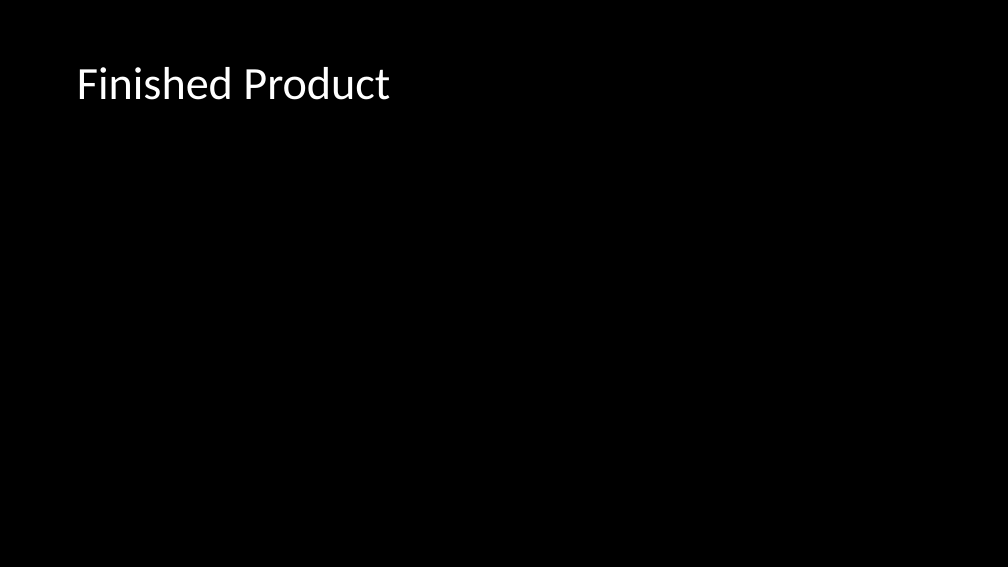
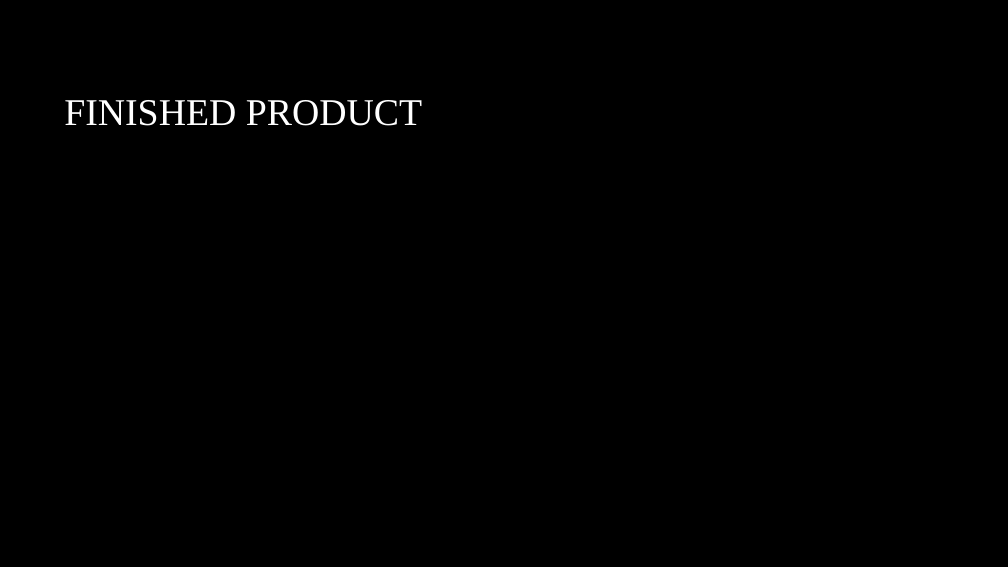
Before and after one commit to TTTriplicate/DnDCharGenerator, a slide deck: slide 5 of DnDPresentation.pptx. Drawn at 1008x567 pixels with LibreOffice and Linux fonts; fonts in the diff are those of the drawing; background and template pictures are left out. Boxes give left, top, right and bottom in pixels: in the first picture for what was removed or moved away, otherwise in the second. Text is boxed around its words. In the diff, an @@ line names an element or a change of style, - is before the commit and + after.

```diff
--- a/DnDPresentation.pptx
+++ b/DnDPresentation.pptx
@@ title at (x1=64, y1=100, x2=422, y2=126): text changed; size 44 to 36 pt; font Calibri to Times New Roman @@
-Finished Product
+FINISHED PRODUCT
```
Also in this commit, not shown: 6 other slides changed.
